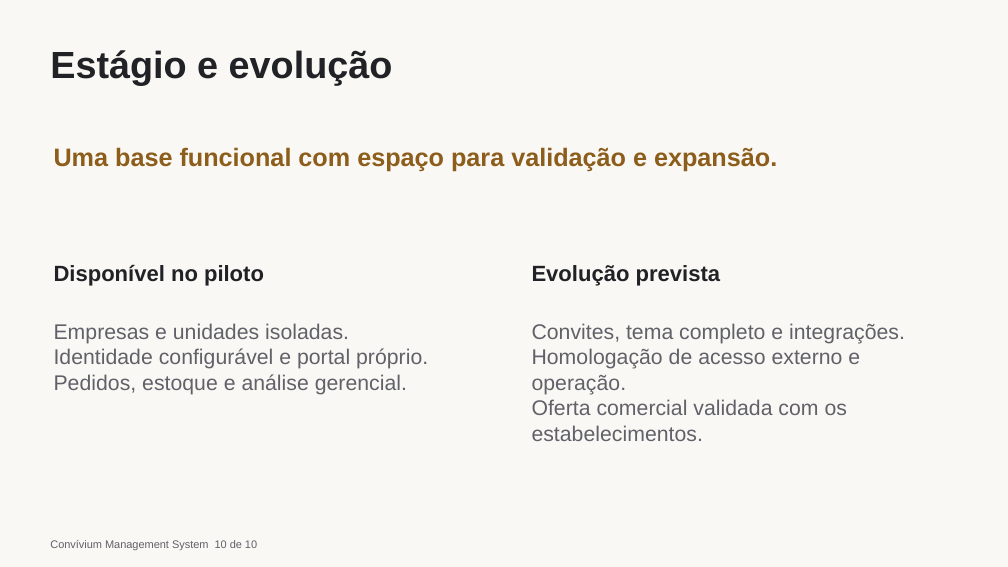
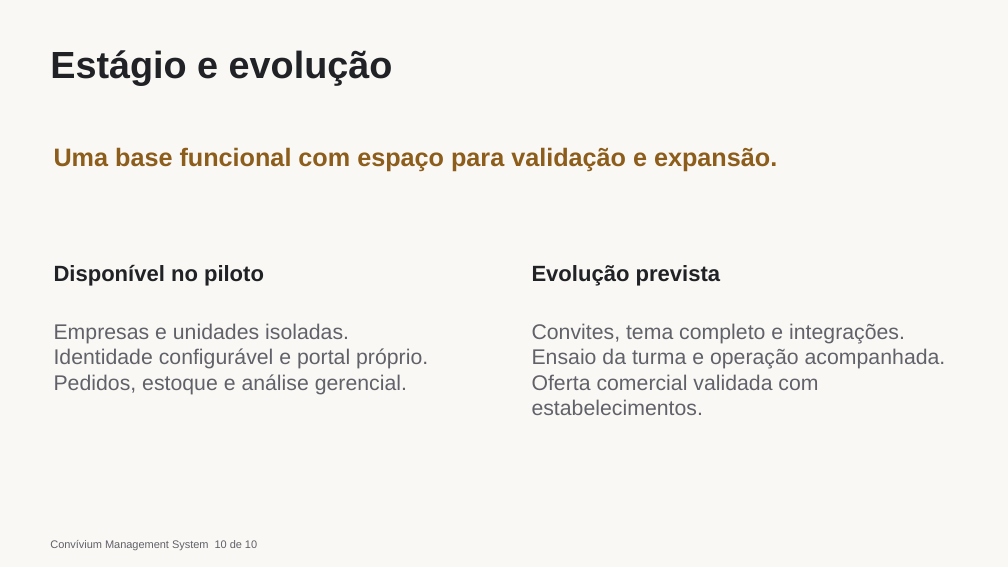
Before and after one commit to terpsandlups/BRASA_BURGER_CRUD_ERP, a slide deck: slide 10 of Slides/Entrega-2/Convivium-Modelo-de-Negocio.pptx. Drawn at 1008x567 pixels with LibreOffice and Linux fonts; fonts in the diff are those of the drawing. Boxes give left, top, right and bottom in pixels: in the first picture for what was removed or moved away, otherwise in the second. Text is boxed around its words. In the diff, an @@ line names an element or a change of style, - is before the commit and + after.

```diff
--- a/Slides/Entrega-2/Convivium-Modelo-de-Negocio.pptx
+++ b/Slides/Entrega-2/Convivium-Modelo-de-Negocio.pptx
@@ text at box(532, 348, 946, 415): text changed @@
-Homologação de acesso externo e operação.
-Oferta comercial validada com os estabelecimentos.
+Ensaio da turma e operação acompanhada.
+Oferta comercial validada com estabelecimentos.
```
Also in this commit, not shown: 2 other slides changed, 39 other files.
